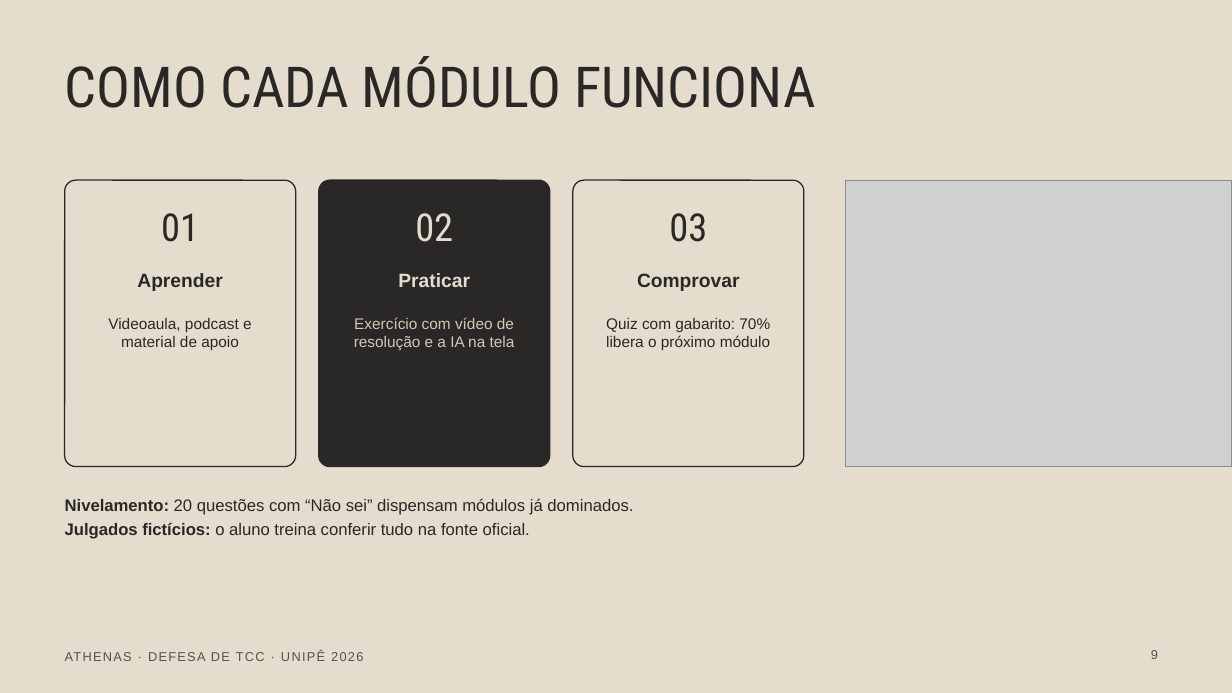
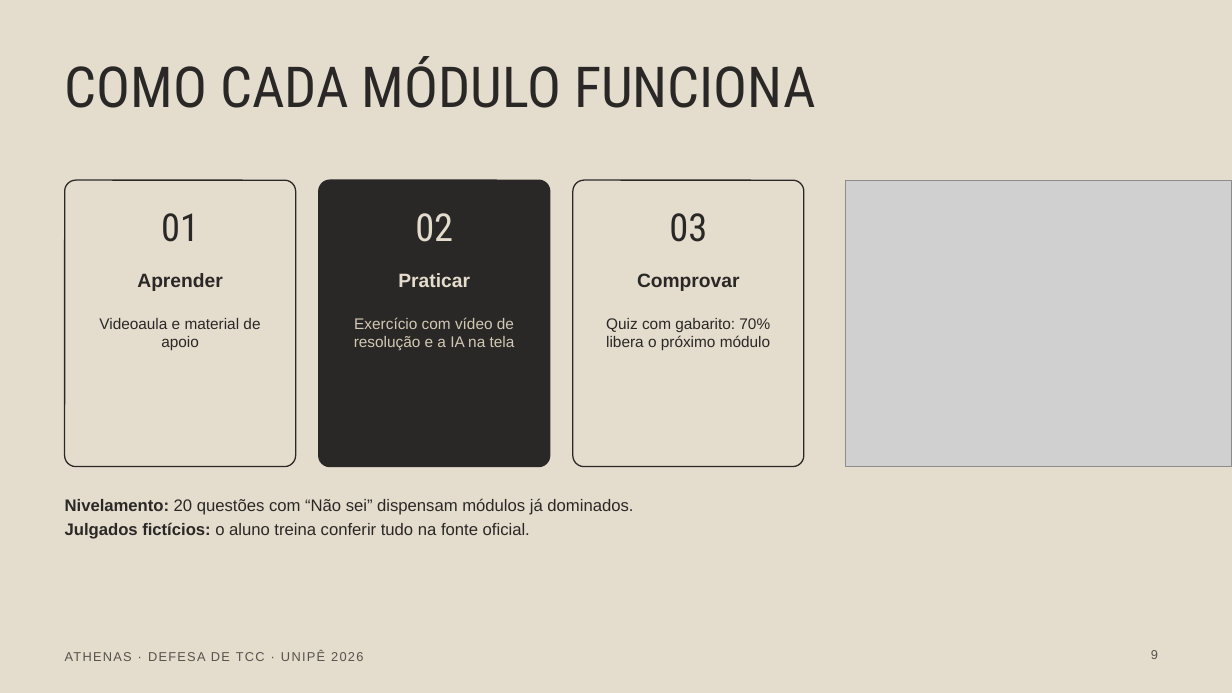
Before and after one commit to jllbrasileiro123-spec/athenas-tcc, a slide deck: slide 9 of docs/slides-apresentacao-tcc.pptx. Drawn at 1232x693 pixels with LibreOffice and Linux fonts; fonts in the diff are those of the drawing; grey boxes stand for pictures. Boxes give left, top, right and bottom in pixels: in the first picture for what was removed or moved away, otherwise in the second. Text is boxed around its words. In the diff, an @@ line names an element or a change of style, - is before the commit and + after.

```diff
--- a/docs/slides-apresentacao-tcc.pptx
+++ b/docs/slides-apresentacao-tcc.pptx
@@ text at <box>99,318,260,350</box>: text changed @@
-Videoaula, podcast e material de apoio
+Videoaula e material de apoio
```
Also in this commit, not shown: 1 other slide changed, 1 other file.
